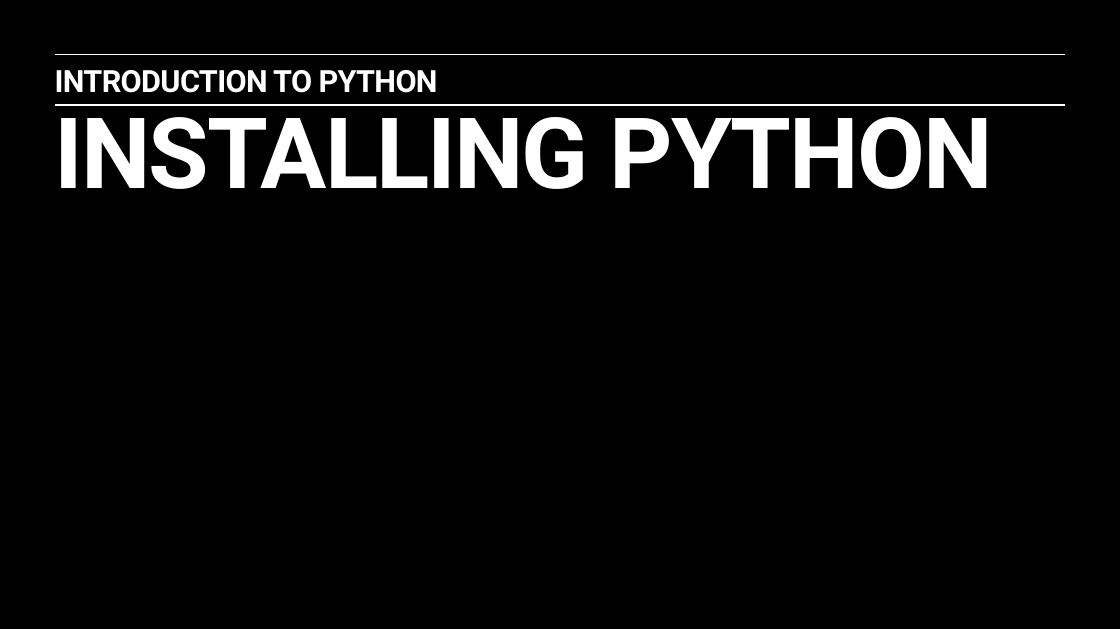
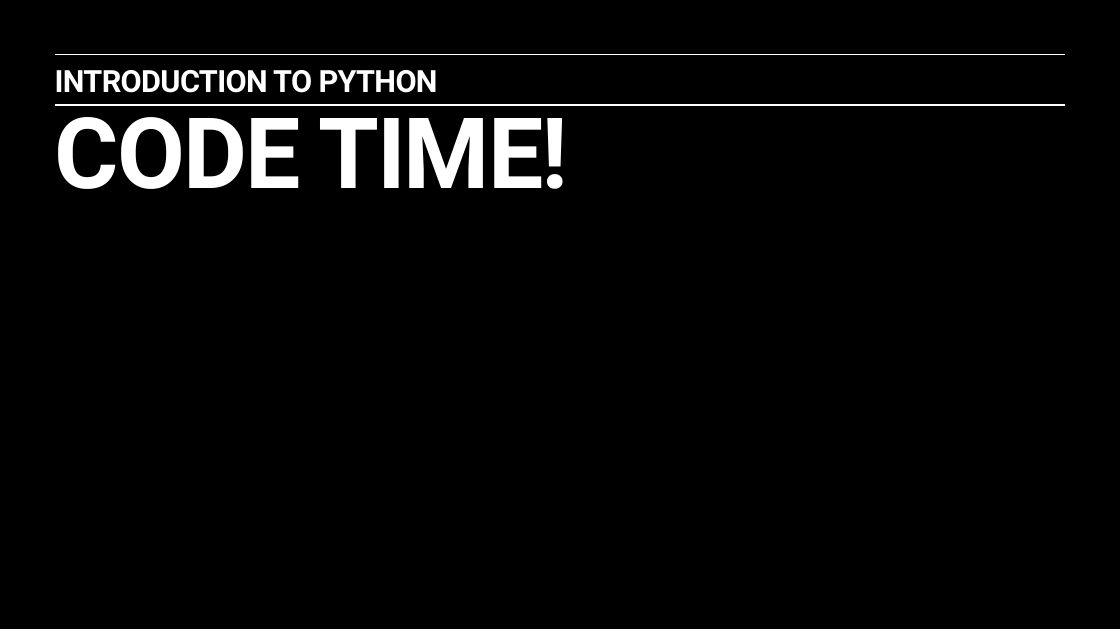
Before and after one commit to sergeyf/Python_intro_class, a slide deck: slide 18 of Python_Course_1.pptx (slide 15 before the commit). Drawn at 1120x629 pixels with LibreOffice and Linux fonts; fonts in the diff are those of the drawing. Boxes give left, top, right and bottom in pixels: in the first picture for what was removed or moved away, otherwise in the second. Text is boxed around its words. In the diff, an @@ line names an element or a change of style, - is before the commit and + after.

```diff
--- a/Python_Course_1.pptx
+++ b/Python_Course_1.pptx
@@ text at <box>55,104,568,189</box>: text changed @@
-INSTALLING PYTHON
+CODE TIME!
```
Also in this commit, not shown: 7 other slides changed, 5 slides added, 2 other files.
